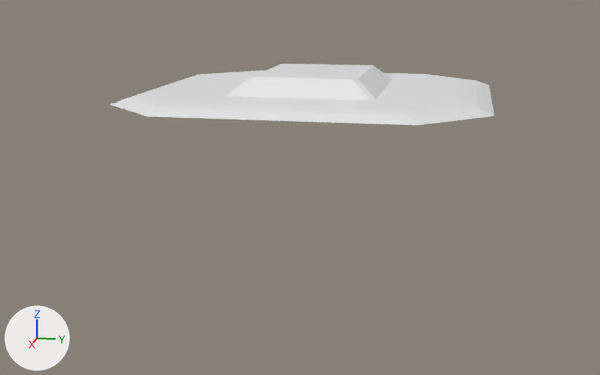
The FBX model Assets/Gameplay/Buildings/Meshes/altar-colision.fbx as it was, and as the next commit left it.
The view is the same before and after, from a camera (50 mm lens) standing at (46.8, 8.4, 14.1) and looking at (0.6, -0.8, 2.6). Every picture has the same lights, and +X, +Y and +Z are marked at lower left.

In view in the first picture: 'Altar-Environment.001'.
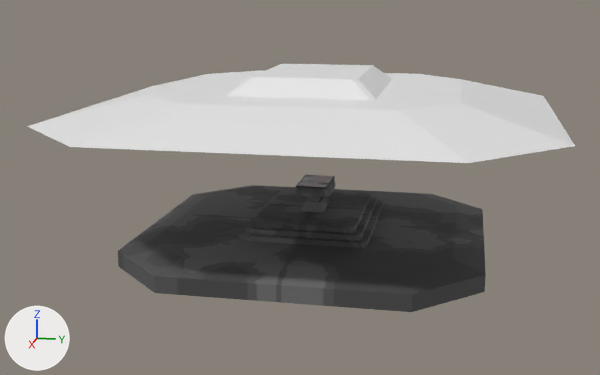
Location of each change, (x1, y1, x2, y2) in pixels of the pictures (600 x 375 px):
'Altar-Environment.001', reshaped (43% wider, 61% taller)
    before: (110, 64, 494, 125)
    after: (27, 64, 575, 163)
'Altar-Environment', added
    after: (118, 185, 486, 312)
'Altar', added
    after: (295, 175, 336, 212)
    faces in mat_material_003: (295, 180, 336, 212)
    faces in mat_material_005: (297, 175, 333, 187)
part 1 of me_cube_003, cut back
    before: (110, 74, 494, 125)
    after: (27, 74, 575, 163)

Diff of the bpy script that builds the scene:
```diff
--- a/Assets/Gameplay/Buildings/Meshes/altar-colision.fbx.py
+++ b/Assets/Gameplay/Buildings/Meshes/altar-colision.fbx.py
@@ img_altar_table_png @@
+img_altar_table_png = load_image('Altar-Table.png', '../Textures/Altar-Table.png', 2048, 2048, 'sRGB')
@@ img_altar_table_normal_png @@
+img_altar_table_normal_png = load_image('Altar-Table-normal.png', '../Textures/Altar-Table-normal.png', 2048, 2048, 'Non-Color')
@@ img_altar_table_bloody_albedo_png @@
+img_altar_table_bloody_albedo_png = load_image('Altar-Table-Bloody-albedo.png', '../Textures/Altar-Table-Bloody-albedo.png', 2048, 2048, 'sRGB')
@@ img_altar_table_bloody_roughness_png @@
+img_altar_table_bloody_roughness_png = load_image('Altar-Table-Bloody-roughness.png', '../Textures/Altar-Table-Bloody-roughness.png', 2048, 2048, 'Non-Color')
@@ img_altar_table_bloody_normal_png @@
+img_altar_table_bloody_normal_png = load_image('Altar-Table-Bloody-normal.png', '../Textures/Altar-Table-Bloody-normal.png', 2048, 2048, 'Non-Color')
@@ mat_material_003 @@
+mat_material_003 = bpy.data.materials.new('Material.003')
+# uses the picture img_altar_table_normal_png
+# uses the picture img_altar_table_png
@@ mat_material_004 @@
+mat_material_004 = principled_material('Material.004')
+mat_material_004.base_color = (0.01, 0.01, 0.01)  # black #191919
@@ mat_material_005 @@
+mat_material_005 = bpy.data.materials.new('Material.005')
+# uses the picture img_altar_table_bloody_albedo_png
+# uses the picture img_altar_table_bloody_normal_png
+# uses the picture img_altar_table_bloody_roughness_png
@@ me_cube_003 @@
 # used by ob_altar_environment_001; location = (0.0, 0.0, 8.0)
-me_cube_003.from_pydata(...)  # 44 vertices, 41 faces; spans x -9.8..9.8, y -9.8..9.8, z 0.0..1.3
+me_cube_003.from_pydata(...)  # 36 vertices, 33 faces; spans x -13.3..13.3, y -13.3..13.3, z -0.9..1.3
+# me_cube_003 part 1
+# 8 vertices are removed from x -9.0..9.0, y -9.0..9.0, z 0.3
+# 16 faces are deleted
+# 8 vertices move from x -9.8..9.8, y -9.8..9.8, z 0.0 to x -13.3..13.3, y -13.3..13.3, z -0.9
+# 8 new faces join them
@@ me_cube_002 @@
+me_cube_002.from_pydata(...)  # 144 vertices, 142 faces; spans x -1.54..1.54, y -0.97..0.97, z 1.28..2.88
+# faces by material slot: [72, 34, 36]
+me_cube_002.materials.append(mat_material_003)
+me_cube_002.materials.append(mat_material_005)
+me_cube_002.materials.append(mat_material_004)  # black #191919
@@ me_cube_001 @@
+me_cube_001.from_pydata(...)  # 76 vertices, 73 faces; spans x -9.8..9.8, y -9.8..9.8, z -0.9..1.3
+me_cube_001.materials.append(mat_material_003)
@@ ob_altar @@
+ob_altar = bpy.data.objects.new('Altar', me_cube_002)
+ob_altar.location = (0.0, 0.0, 0.0)
@@ ob_altar_environment @@
+ob_altar_environment = bpy.data.objects.new('Altar-Environment', me_cube_001)
+ob_altar_environment.location = (0.0, 0.0, 0.0)
```
